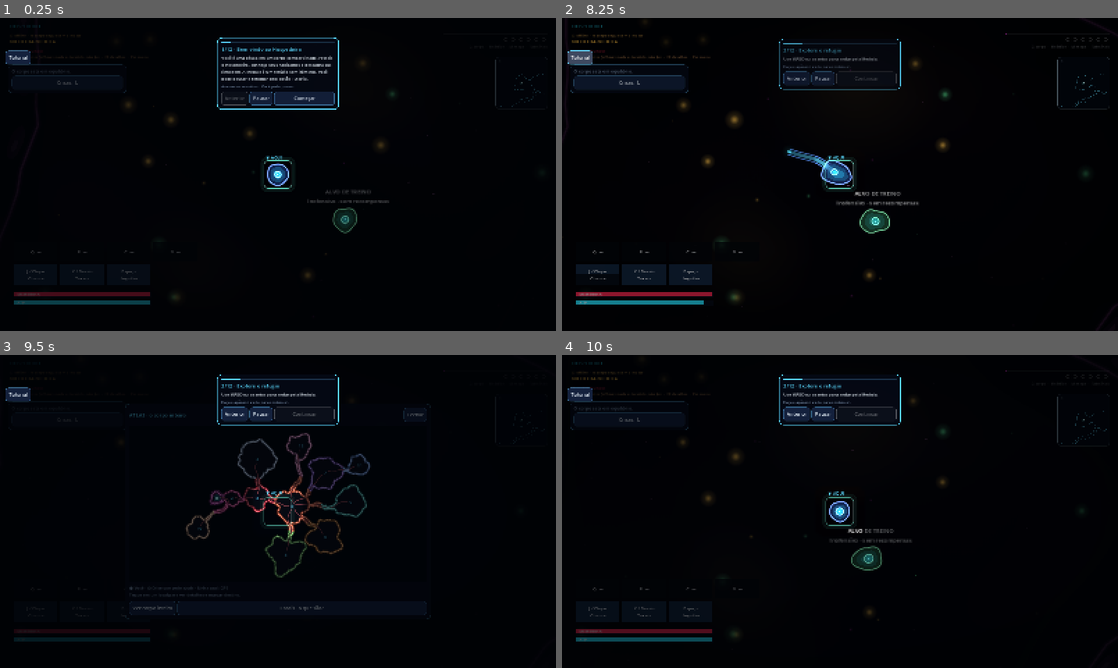
Above: before the commit, frames 1-4 (two rows, left to right).
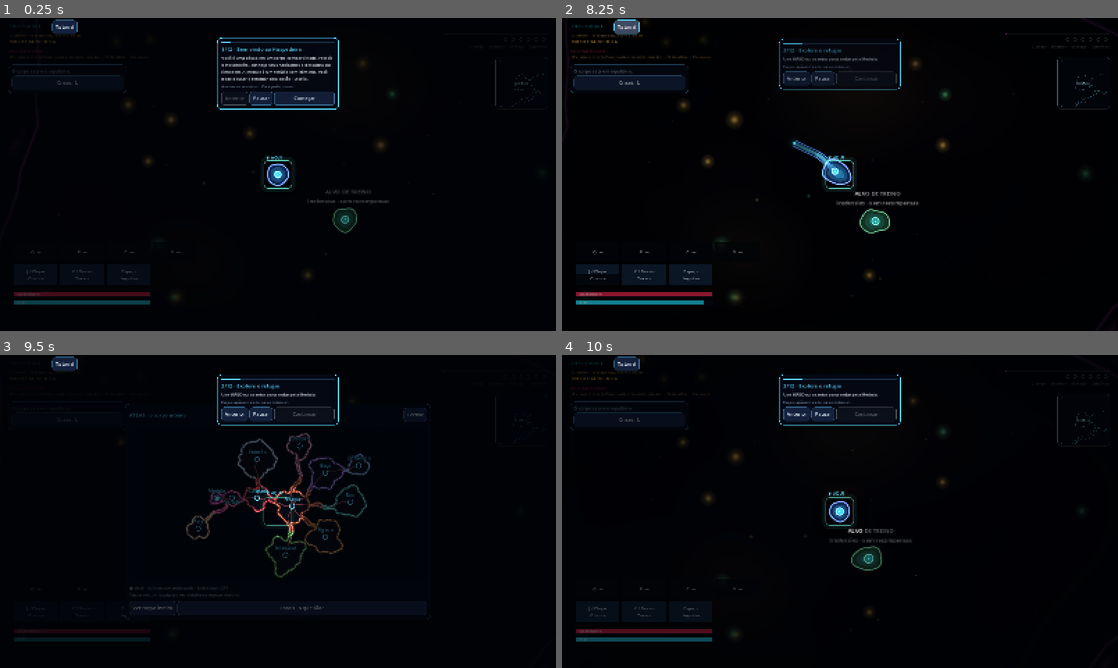
Above: after the commit, the same moments.

Repository: jodaltro/mmorpg
Game: Godot game, scene res://scenes/main.tscn
Same seed, same stepped clock (60 frames per second), same inputs: the game is played once before the commit and once after it.
Inputs (mouse positions are in pixels of both pictures, inside the frame that each line leads up to):
- Up to frame 1 (0.25 s): no input
- Up to frame 2 (8.25 s): click "REINICIAR MUNDO" at 0.5 s; click "Começar" at 1.25 s; click "CONFIRMAR? apaga tudo" at 2 s; click "REINICIAR MUNDO" at 2.75 s; click "REINICIAR MUNDO" at 3.5 s; click "Crises L" at 4.25 s; click "Fechar" at 5 s; click "Anterior" at 5.75 s; click "Começar" at 6.5 s; click "Pausar" at 7.25 s; click "Tutorial" at 8 s
- Up to frame 3 (9.5 s): drag from (522, 420) to (172, 633) at 8.77 s
- Up to frame 4 (10 s): click "Fechar" at 9.5 s

The runs differ from the first frame. In frame 1, 0.4% of the frame differs, in the area x 1-95%, y 0-22%; in frame 2, 0.9%, in the area x 1-95%, y 0-54%; in frame 3, 0.8%; in frame 4, 0.4%.

Commit message:
feat(hospedeiro): place names on the maps, calmer feed, role-aware crisis card, whole class kit with a calling
Co-Authored-By: Claude Sonnet 5.5 <noreply@anthropic.com>

Diff:
--- a/clients/hospedeiro/scripts/domain/bio_calling_rules.gd
+++ b/clients/hospedeiro/scripts/domain/bio_calling_rules.gd
@@ -10,7 +10,6 @@
 	"controle": {"name": "Controle", "color": Color(0.6, 0.75, 1.0), "does": "acalma a reação e segura a inflamação"},
 	"marcacao": {"name": "Marcação", "color": Color(0.85, 0.65, 1.0), "does": "marca os alvos e leva o que descobriu aos outros"},
 }
-const ABILITIES_PER_FORM := 2
 
 
 static func role_name(role: String) -> String:
@@ -45,22 +44,32 @@
 	return "Coberto"
 
 
-## The line under the title of an option: what the role does and whether it is the one missing.
+## The line under the name of an option: what the role does.
 static func option_text(option: Dictionary) -> String:
-	var role := str(option.get("role", ""))
-	var does := str(ROLES.get(role, {}).get("does", ""))
-	var lean := "  ·  é o que mais falta" if bool(option.get("gap", false)) else ""
-	return "%s\n%s%s" % [str(option.get("desc", "")), does.capitalize() if does != "" else "", lean]
+	return what_it_does(str(option.get("role", "")))
 
 
-## The abilities the form lends: its first ones, those the player does not know already.
+## What the role does here, as a sentence ("Sustenta quem trabalha e repara o tecido.").
+static func what_it_does(role: String) -> String:
+	var does := str(ROLES.get(role, {}).get("does", ""))
+	return (does.substr(0, 1).to_upper() + does.substr(1) + ".") if does != "" else ""
+
+
+## The line of the crisis card for the player's calling: what the role does, or the call to choose one.
+static func card_line(view: Dictionary, held_name: String) -> String:
+	if is_held(view):
+		return "Chamado: %s · %s. %s" % [held_name, role_name(str(view.get("role", ""))), what_it_does(str(view.get("role", "")))]
+	if is_choosing(view):
+		return "Escolha um chamado no cartão abaixo."
+	return ""
+
+
+## The abilities the form lends: all of its class, so the player arrives with the whole kit (those they already know are not repeated).
 static func lent_abilities(form: StringName, known: Array) -> Array:
 	var out: Array = []
 	if form == &"":
 		return out
 	for id in BioAbilityCatalog.ids_of_class(form):
-		if out.size() >= ABILITIES_PER_FORM:
-			break
 		if not known.has(id):
 			out.append(id)
 	return out
--- a/clients/hospedeiro/scripts/runtime/bio_atlas.gd
+++ b/clients/hospedeiro/scripts/runtime/bio_atlas.gd
@@ -195,17 +195,24 @@
 			_panel.draw_polyline(pts, BioArt.with_alpha(tint.lerp(Color.WHITE, 0.3), 0.95), 2.5, true)
 		else:
 			_panel.draw_polyline(pts, Color(0.55, 0.6, 0.7, 0.3), 2.0, true)
-	var number := 0
+	var placed: Array[Rect2] = []  # the names already on the map, so two never overlap
 	for region in body["regions"]:
 		var at: Vector2 = to_screen.call(region["center"])
 		var visited := known.has(region["id"])
-		var marker := "?"
-		if visited:
-			number += 1
-			marker = str(number)
-		var tint := BioUi.ACCENT if visited else BioUi.MUTED
-		_panel.draw_circle(at, 10, BioUi.BG)
-		_panel.draw_string(font, at + Vector2(-4, 4), marker, HORIZONTAL_ALIGNMENT_LEFT, -1, 12, tint)
+		var tint := BioUi.ACCENT if visited else BioUi.TEXT
+		_panel.draw_circle(at, 7, BioUi.BG)
+		_panel.draw_arc(at, 7, 0.0, TAU, 20, tint, 2.0, true)
+		var label := str(BioBodyMap.SHORT.get(region["id"], region["name"]))  # every place is named: the whole body is open
+		var label_size := font.get_string_size(label, HORIZONTAL_ALIGNMENT_LEFT, -1, 14)
+		var label_at := at + Vector2(-label_size.x * 0.5, -16)
+		for below in [Vector2(0, 0), Vector2(0, 32), Vector2(0, -16)]:  # above the marker; below it when a neighbour's name is in the way
+			var name_box := Rect2(label_at + below + Vector2(0, -label_size.y), label_size).grow(2.0)
+			if not placed.any(func(r: Rect2) -> bool: return r.intersects(name_box)):
+				label_at += below
+				placed.append(name_box)
+				break
+		_panel.draw_string_outline(font, label_at, label, HORIZONTAL_ALIGNMENT_LEFT, -1, 14, 4, Color(0.01, 0.02, 0.05, 0.95))
+		_panel.draw_string(font, label_at, label, HORIZONTAL_ALIGNMENT_LEFT, -1, 14, tint)
 		if visited:
 			_hits.append({"screen": at, "at": region["center"] * BioArt.UNIT, "title": place_title(region), "detail": "Medula ·  …(342 unchanged characters)…
 	var world := _player.get_parent() as BioWorld if is_instance_valid(_player) else null
--- a/clients/hospedeiro/scripts/runtime/bio_body_map.gd
+++ b/clients/hospedeiro/scripts/runtime/bio_body_map.gd
@@ -51,6 +51,8 @@
 }
 
 const NAMES := {MEDULA: "NICHO DA MEDULA", SANGUE: "VÊNULA", CORACAO: "ENDOCÁRDIO", PULMAO: "ALVÉOLOS", AORTA: "ARTÉRIA …(193 unchanged characters)…
+## The short name of each place, for labels on the maps.
+const SHORT := {MEDULA: "Medula", SANGUE: "Vênula", CORACAO: "Coração", PULMAO: "Pulmão", AORTA: "Artéria", FIGADO: "Fígado", BACO: "Baço", INTESTINO: "Intestino", RIM: "Rim", PELE: "Pele", LINFONODO: "Linfonodo", CEREBRO: "Cérebro"}
 
 
 static func body() -> Dictionary:
--- a/clients/hospedeiro/scripts/runtime/bio_calling_panel.gd
+++ b/clients/hospedeiro/scripts/runtime/bio_calling_panel.gd
@@ -22,9 +22,9 @@
 	_card = PanelContainer.new()
 	_card.add_theme_stylebox_override("panel", BioUi.style(BioUi.BG, BioUi.LINE_STRONG, 12, 12))
 	_card.set_anchors_and_offsets_preset(Control.PRESET_CENTER_BOTTOM)
-	_card.offset_left = -340.0
-	_card.offset_right = 340.0
-	_card.offset_bottom = -150.0
+	_card.offset_left = -310.0
+	_card.offset_right = 310.0
+	_card.offset_bottom = -120.0
 	_card.grow_vertical = Control.GROW_DIRECTION_BEGIN
 	_card.visible = false
 	add_child(_card)
@@ -35,8 +35,8 @@
 	_chip.set_anchors_and_offsets_preset(Control.PRESET_CENTER_BOTTOM)
 	_chip.offset_left = -170.0
 	_chip.offset_right = 170.0
-	_chip.offset_bottom = -150.0
-	_chip.offset_top = -184.0
+	_chip.offset_bottom = -120.0
+	_chip.offset_top = -154.0
 	_chip.visible = false
 	_chip.pressed.connect(func() -> void:
 		_dismissed_for = ""
@@ -92,6 +92,10 @@
 		_chip.visible = false
 
 
+func held_name() -> String:
+	return _name_of(_view) if BioCallingRules.is_held(_view) else ""
+
+
 func _name_of(view: Dictionary) -> String:
 	var id := str(view.get("current", ""))
 	for o in view.get("offer", []):
@@ -110,13 +114,14 @@
 		c.queue_free()
 	var title := "A CRISE PEDE UM CHAMADO" if not BioCallingRules.is_held(_view) else "TROCAR DE CHAMADO"
 	_box.add_child(BioUi.label(title, BioUi.FS_HEAD, BioUi.ACCENT))
-	_box.add_child(BioUi.wrapped("Escolha a forma que mais ajuda aqui. Ela dura enquanto você estiver nesta crise.", BioUi.FS_SMALL, BioUi.MUTED))
+	_box.add_child(BioUi.label("Dura enquanto você estiver nesta crise.", BioUi.FS_SMALL, BioUi.MUTED))
 	var row := HBoxContainer.new()
 	row.add_theme_constant_override("separation", 8)
 	_box.add_child(row)
 	for o in _view.get("offer", []):
 		row.add_child(_option_card(o))
 	var later := BioUi.button("Agora não", "ghost")
+	later.custom_minimum_size.y = 26.0
 	later.pressed.connect(func() -> void:
 		_dismissed_for = str(_view.get("conflict", ""))
 		_show_card(false))
--- a/clients/hospedeiro/scripts/runtime/bio_host_sync.gd
+++ b/clients/hospedeiro/scripts/runtime/bio_host_sync.gd
@@ -6,6 +6,8 @@
 ## Without an engine everything here stays quiet and the game plays offline.
 
 ## Echoes of the player's own combat and lifecycle notices already shown elsewhere (the System window).
+const PRIORITY_PREFIXES := ["conflict", "help", "gene", "differentiated", "calling", "skill", "nicho", "dungeon", "fame", "story"]
+const AMBIENT_SECONDS := 20.0
 const QUIET_EVENTS := ["abate", "nutriente", "faro", "esquiva", "join", "moved", "evolution-offered", "evolution-declined", "mutated", "lineage-offered", "calling-assumed", "calling-released", "appearance", "skill-learned", "conflict-reward", "codice", "adaptou", "rota", "design"]
 
 ## How the menu names what can be told (the engine gives the predicate and subject).
@@ -27,6 +29,7 @@
 var _residents := {}  # entity id -> BioResident
 var _signs := {}  # sign id -> BioSignMarker
 var _names := {}  # entity id -> display name
+var _last_ambient := -100.0
 var _last_seq := -1
 var _announce_abilities := false  # the first view is history, not news
 const FOLLOW_SECONDS := 90.0
@@ -381,6 +384,19 @@
 	system.set_states(states)
 
 
+## What happens to the player and to the crisis they follow always reaches the feed; the body's ambient news (what an organ is doing)
+## gets one line every AMBIENT_SECONDS, so a crisis is not read through a wall of text.
+func _worth_the_feed(kind: String) -> bool:
+	for p in PRIORITY_PREFIXES:
+		if kind.begins_with(p):
+			return true
+	var now := BioClock.now()
+	if now - _last_ambient < AMBIENT_SECONDS:
+		return false
+	_last_ambient = now
+	return true
+
+
 func _apply_events(events: Array) -> void:
 	var fresh := events.filter(func(e: Dictionary) -> bool: return int(e.get("seq", -1)) > _last_seq)
 	fresh.sort_custom(func(a: Dictionary, b: Dictionary) -> bool: return int(a.get("seq", 0)) < int(b.get("seq", 0)))
@@ -388,7 +404,7 @@
 	for e in fresh:
 		_last_seq = maxi(_last_seq, int(e.get("seq", 0)))
 		var kind := str(e.get("kind", ""))
-		if not QUIET_EVENTS.has(kind):
+		if not QUIET_EVENTS.has(kind) and _worth_the_feed(kind):
 			system.push_feed(str(e.get("text", "")))
 		if first_view:
 			continue  # history before this session: shown, not replayed
--- a/clients/hospedeiro/scripts/runtime/bio_living_hud.gd
+++ b/clients/hospedeiro/scripts/runtime/bio_living_hud.gd
@@ -19,6 +19,8 @@
 var chosen := ""  # the crisis the player follows; "" lets the engine's suggestion lead
 var filter := "todos"
 var player_region := ""
+var calling := {}  # the engine's `calling` view of the player
+var calling_name := ""
 var stale := false  # no connection: what is shown may be out of date and is never presented as current
 
 var _card: PanelContainer
@@ -239,7 +241,10 @@
 		if BioConflictFocus.demanding(c):
 			var where := "Você está no lugar certo." if BioConflictFocus.here(c, player_region) else "Siga a seta até %s." % BioConflictFocus.organ(c)
 			_card_box.add_child(BioUi.label("O QUE FAZER", _size(11), BioUi.MUTED))
-			_card_box.add_child(_wrap(BioConflictFocus.suggestion(c), _size(14), BioUi.ACCENT, CARD_WIDTH - 30.0))
+			var role_line := ""
+			if BioConflictFocus.here(c, player_region):  # in place, the calling says what to do; the old line only says where to go
+				role_line = BioCallingRules.card_line(calling, calling_name)
+			_card_box.add_child(_wrap(role_line if role_line != "" else BioConflictFocus.suggestion(c), _size(14), BioUi.ACCENT, CARD_WIDTH - 30.0))
 			_card_box.add_child(_wrap(where, _size(12), BioUi.TEXT, CARD_WIDTH - 30.0))
 		else:
 			_card_box.add_child(_wrap(BioConflictFocus.suggestion(c), _size(12), BioUi.ACCENT, CARD_WIDTH - 30.0))
@@ -377,6 +382,15 @@
 	if _help_for != "":
 		_dismissed[_help_for] = true
 	_help.visible = false
+
+
+## The player's calling changed: the card says what the role does here.
+func set_calling(view: Dictionary, held_name: String) -> void:
+	if view == calling and held_name == calling_name:
+		return
+	calling = view
+	calling_name = held_name
+	_rebuild_card()
 
 
 func set_player_region(region: String) -> void:
--- a/clients/hospedeiro/scripts/runtime/bio_mutation_panel.gd
+++ b/clients/hospedeiro/scripts/runtime/bio_mutation_panel.gd
@@ -115,7 +115,7 @@
 	_lineage_label = BioUi.label("", BioUi.FS_HEAD, BioArt.with_alpha(BioArt.AMBER, 0.95))
 	_lineage_label.horizontal_alignment = HORIZONTAL_ALIGNMENT_RIGHT
 	_lineage_label.custom_minimum_size.x = WIDTH
-	_lineage_label.clip_text = true
+	_lineage_label.autowrap_mode = TextServer.AUTOWRAP_WORD_SMART  # a long class name wraps; it was cut off on the left
 	column.add_child(_lineage_label)
 
 	_pressure_back = Control.new()
--- a/clients/hospedeiro/scripts/runtime/bio_system_panel.gd
+++ b/clients/hospedeiro/scripts/runtime/bio_system_panel.gd
@@ -6,7 +6,7 @@
 
 signal menu_chosen(index: int)
 
-const FEED_LINES := 5
+const FEED_LINES := 4
 const FEED_SECONDS := 16.0
 const MENU_SIZE := 9
 
--- a/clients/hospedeiro/scripts/runtime/bio_touch_minimap.gd
+++ b/clients/hospedeiro/scripts/runtime/bio_touch_minimap.gd
@@ -86,6 +86,14 @@
 			var at: Vector2 = resident.global_position/BioArt.UNIT*factor+offset
 			if frame.has_point(at):
 				draw_circle(at,1.6,Color(0.9,0.75,0.4,0.8))
+	var font := ThemeDB.fallback_font  # the places in view are named
+	for region in _body.get("regions", []):
+		var at: Vector2 = (region["center"] as Vector2) * factor + offset
+		if frame.grow(-14.0).has_point(at):
+			var label := str(BioBodyMap.SHORT.get(region["id"], ""))
+			var label_at := at + Vector2(-font.get_string_size(label, HORIZONTAL_ALIGNMENT_LEFT, -1, 11).x * 0.5, 4)
+			draw_string_outline(font, label_at, label, HORIZONTAL_ALIGNMENT_LEFT, -1, 11, 3, Color(0.01, 0.02, 0.05, 0.95))
+			draw_string(font, label_at, label, HORIZONTAL_ALIGNMENT_LEFT, -1, 11, Color(0.75, 0.9, 1.0, 0.9))
 	draw_circle(size*0.5,5,Color(0.5,1,1,0.2))
 	draw_circle(size*0.5,2.5,Color(0.8,1,1))
 	draw_string(ThemeDB.fallback_font,Vector2(9,15),"N",HORIZONTAL_ALIGNMENT_LEFT,12,8,Color(0.7,0.8,0.85,0.6))
--- a/clients/hospedeiro/scripts/runtime/bio_tutorial.gd
+++ b/clients/hospedeiro/scripts/runtime/bio_tutorial.gd
@@ -112,7 +112,7 @@
 	_next.pressed.connect(_next_pressed)
 	_buttons.add_child(_next)
 	var replay := BioUi.button("Tutorial")
-	replay.position = Vector2(16, 94)
+	replay.position = Vector2(150, 6)  # clear of the status lines at the top-left
 	replay.pressed.connect(func() -> void: start(completed))
 	add_child(replay)
 	replay.visible = world.touch == null
--- a/clients/hospedeiro/scripts/runtime/bio_world.gd
+++ b/clients/hospedeiro/scripts/runtime/bio_world.gd
@@ -559,17 +559,23 @@
 	_calling = view
 	if calling_panel != null:
 		calling_panel.apply(view)
+		if sync != null and sync.living_hud != null:
+			sync.living_hud.set_calling(view, calling_panel.held_name())
 	var form := BioCallingRules.form_of(view) if BioCallingRules.is_held(view) else &""
 	if form == _calling_form:
 		return
-	if abilities != null:  # give back what the old form lent, then lend what the new one does
+	if abilities != null:
+		# The calling's class takes the four slots while it lasts (all of its kit, ready to use); what the player knew waits behind
+		# it and comes back, in its own order, when the calling is released.
 		var kept: Array = abilities.known().filter(func(id: StringName) -> bool: return not _calling_lent.has(id))
+		var class_ids: Array = BioAbilityCatalog.ids_of_class(form) if form != &"" else []
 		abilities.clear()
+		for id in class_ids:
+			abilities.learn(id)
 		abilities.set_known(kept)
-		_calling_lent = BioCallingRules.lent_abilities(form, kept)
-		for id in _calling_lent:
-			abilities.learn(id)
-		restore_ability_order()
+		_calling_lent = class_ids.filter(func(id: StringName) -> bool: return not kept.has(id))
+		if form == &"":
+			restore_ability_order()
 	_calling_form = form
 	apply_engine_lineage(_engine_lineage)
 	if body_panel != null:
@@ -634,6 +640,8 @@
 
 ## The order the player gave their abilities, restored once the engine says which ones the class knows.
 func restore_ability_order() -> void:
+	if _calling_form != &"":
+		return  # the calling's class holds the slots; the player's own order comes back with them
 	abilities.arrange(build_store.current_order)
 
 
--- /dev/null
+++ b/clients/hospedeiro/tests/capture_crisis_hud.gd
@@ -0,0 +1,62 @@
+extends SceneTree
+## The whole screen during a crisis, in the real game against an isolated engine: arriving, waiting for the offer, the offer, the calling worn,
+## and leaving. Full frames, to judge the feed, the crisis card and the call to action together.
+##   godot --path clients/hospedeiro --script res://tests/capture_crisis_hud.gd -- http://127.0.0.1:8198 <out_dir>
+
+const REGIONS := ["pele", "baco", "figado", "intestino", "pulmao", "medula", "rim", "linfonodo", "cerebro"]
+
+
+func _initialize() -> void:
+	_run.call_deferred()
+
+
+func _shot(name: String, dir: String) -> void:
+	root.get_texture().get_image().save_png("%s/%s.png" % [dir, name])
+	print("HUD shot %s" % name)
+
+
+func _run() -> void:
+	var args := OS.get_cmdline_user_args()
+	var dir := args[1]
+	DirAccess.make_dir_recursive_absolute(dir)
+	var world := load("res://scenes/main.tscn").instantiate() as BioWorld
+	world.save_path = ""
+	world.engine_url = args[0]
+	root.add_child(world)
+	await create_timer(4.0).timeout
+	_shot("0_start", dir)
+	var found := ""
+	for round_i in 40:
+		for region in REGIONS:
+			world.player.global_position = BioBodyMap.center_px(StringName(region))
+			await create_timer(0.5).timeout
+			var v := world.engine_calling_view()
+			if str(v.get("conflict", "")) != "" and not (v.get("offer", []) as Array).is_empty():
+				found = region
+				break
+		if found != "":
+			break
+	if found == "":
+		print("HUD no crisis")
+		quit(1)
+		return
+	_shot("1_arrived", dir)
+	for i in 40:  # the offer shows after a short stay; the crisis may also end meanwhile
+		await create_timer(0.25).timeout
+		if world.calling_panel.is_card_visible():
+			break
+	await create_timer(0.3).timeout
+	_shot("2_offer", dir)
+	if world.calling_panel.option_ids().is_empty():
+		print("HUD the crisis ended before the offer")
+		quit(1)
+		return
+	world.calling_panel.chosen.emit(world.calling_panel.option_ids()[0])
+	await create_timer(2.0).timeout
+	_shot("3_worn", dir)
+	await create_timer(6.0).timeout
+	_shot("4_later", dir)
+	world.player.global_position = BioBodyMap.center_px(&"sangue")
+	await create_timer(4.0).timeout
+	_shot("5_left", dir)
+	quit()
--- /dev/null
+++ b/clients/hospedeiro/tests/capture_maps.gd
@@ -0,0 +1,24 @@
+extends SceneTree
+## The atlas and the minimap with the names of the places (real renderer, offline).
+##   godot --path clients/hospedeiro --script res://tests/capture_maps.gd -- <output_dir>
+
+
+func _initialize() -> void:
+	_run.call_deferred()
+
+
+func _run() -> void:
+	var dir: String = OS.get_cmdline_user_args()[0] if OS.get_cmdline_user_args().size() > 0 else "."
+	DirAccess.make_dir_recursive_absolute(dir)
+	var world := load("res://scenes/main.tscn").instantiate() as BioWorld
+	world.save_path = ""
+	world.engine_url = ""
+	root.add_child(world)
+	await create_timer(1.0).timeout
+	world.player.global_position = BioBodyMap.center_px(&"coracao") + Vector2(-12, 6) * BioArt.UNIT
+	await create_timer(1.5).timeout
+	root.get_texture().get_image().save_png(dir + "/minimap.png")
+	world.atlas.toggle()
+	await create_timer(0.8).timeout
+	root.get_texture().get_image().save_png(dir + "/atlas.png")
+	quit()
--- a/clients/hospedeiro/tests/test_calling.gd
+++ b/clients/hospedeiro/tests/test_calling.gd
@@ -25,12 +25,14 @@
 		assert_true(BioCallingRules.ROLES.has(role), "%s has words" % role)
 
 
-func test_a_form_lends_a_few_abilities_the_player_does_not_have() -> void:
+func test_a_form_lends_its_whole_class_of_abilities() -> void:
 	var form := BioLineageCatalog.normalise("neutrofilo")
+	var all := BioAbilityCatalog.ids_of_class(form)
+	assert_true(all.size() > 0, "the class has abilities")
 	var lent := BioCallingRules.lent_abilities(form, [])
-	assert_true(lent.size() > 0 and lent.size() <= BioCallingRules.ABILITIES_PER_FORM, "a form lends one or two abilities")
+	assert_eq(lent.size(), all.size(), "the player arrives with all of them")
 	var again := BioCallingRules.lent_abilities(form, lent)
-	assert_true(not again.any(func(id: Variant) -> bool: return lent.has(id)), "never one the player already knows")
+	assert_eq(again.size(), 0, "never one the player already knows")
 	assert_eq(BioCallingRules.lent_abilities(&"", []).size(), 0, "no form, nothing lent")
 
 
@@ -64,7 +66,10 @@
 	var before: Array = world.abilities.known().duplicate()
 	world.apply_engine_calling(_view("t-auxiliar", _offer()))
 	assert_eq(world.lineage_id, BioLineageCatalog.normalise("t-auxiliar"), "the cell wears the form of the calling")
-	assert_true(world.abilities.known().size() > before.size(), "and the form lends abilities")
+	var kit := BioAbilityCatalog.ids_of_class(BioLineageCatalog.normalise("t-auxiliar"))
+	assert_eq(world.abilities.known().slice(0, kit.size()), kit, "and its whole kit sits in the first slots, ready to use")
+	world.restore_ability_order()
+	assert_eq(world.abilities.known().slice(0, kit.size()), kit, "even when the order is restored while it lasts")
 	world.apply_engine_calling({"conflict": "", "offer": []})
 	assert_eq(world.lineage_id, base, "released, the base form is back")
 	assert_eq(world.abilities.known(), before, "and so are the abilities")
@@ -97,3 +102,30 @@
 	assert_true(absf(body._stretch) < 0.05, "the stretch settles instead of flipping between its limits (%f)" % body._stretch)
 	assert_true(absf(body._swell - 1.0) < 0.05, "and so does the swell (%f)" % body._swell)
 	body.free()
+
+
+func test_the_crisis_card_says_what_the_role_does_and_every_place_has_a_short_name() -> void:
+	var held := _view("t-auxiliar", [])
+	var line := BioCallingRules.card_line(held, "Sustentador")
+	assert_true(line.contains("Sustentador") and line.contains("Cura") and line.ends_with("."), "the held calling: its name, its role and what it does (%s)" % line)
+	assert_true(BioCallingRules.card_line(_view("", _offer()), "").contains("cartão"), "choosing: it points at the card")
+	assert_eq(BioCallingRules.card_line({"conflict": "", "offer": []}, ""), "", "nothing to say away from a crisis")
+	assert_eq(BioCallingRules.what_it_does("cura").substr(0, 1), "S", "the sentence starts with a capital, not every word")
+	for id in BioBodyMap.NAMES:
+		assert_true(BioBodyMap.SHORT.has(id), "%s has a short name for the maps" % id)
+
+
+func test_the_feed_gives_the_body_s_ambient_news_one_line_at_a_time() -> void:
+	var world := BioWorld.new()
+	world.save_path = ""
+	world.engine_url = ""
+	tree.root.add_child(world)
+	await tree.physics_frame
+	var sync: BioHostSync = world.sync
+	sync._last_ambient = -100.0
+	assert_true(sync._worth_the_feed("world-news"), "the first ambient line goes through")
+	assert_true(not sync._worth_the_feed("world-news"), "the next ones wait")
+	assert_true(sync._worth_the_feed("conflict-escalated"), "a crisis event is never held back")
+	assert_true(sync._worth_the_feed("calling-assumed"), "nor the player's own calling")
+	world.queue_free()
+	await tree.process_frame
Not shown, changed: Docs/Validation/2026-10-28-hospedeiro-p10-p11-cliente.md
